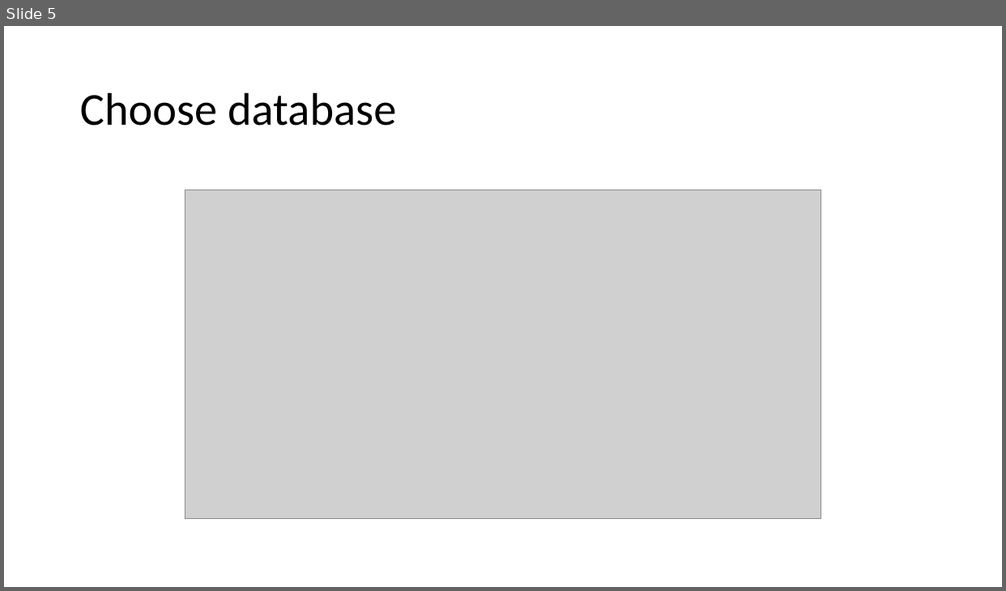
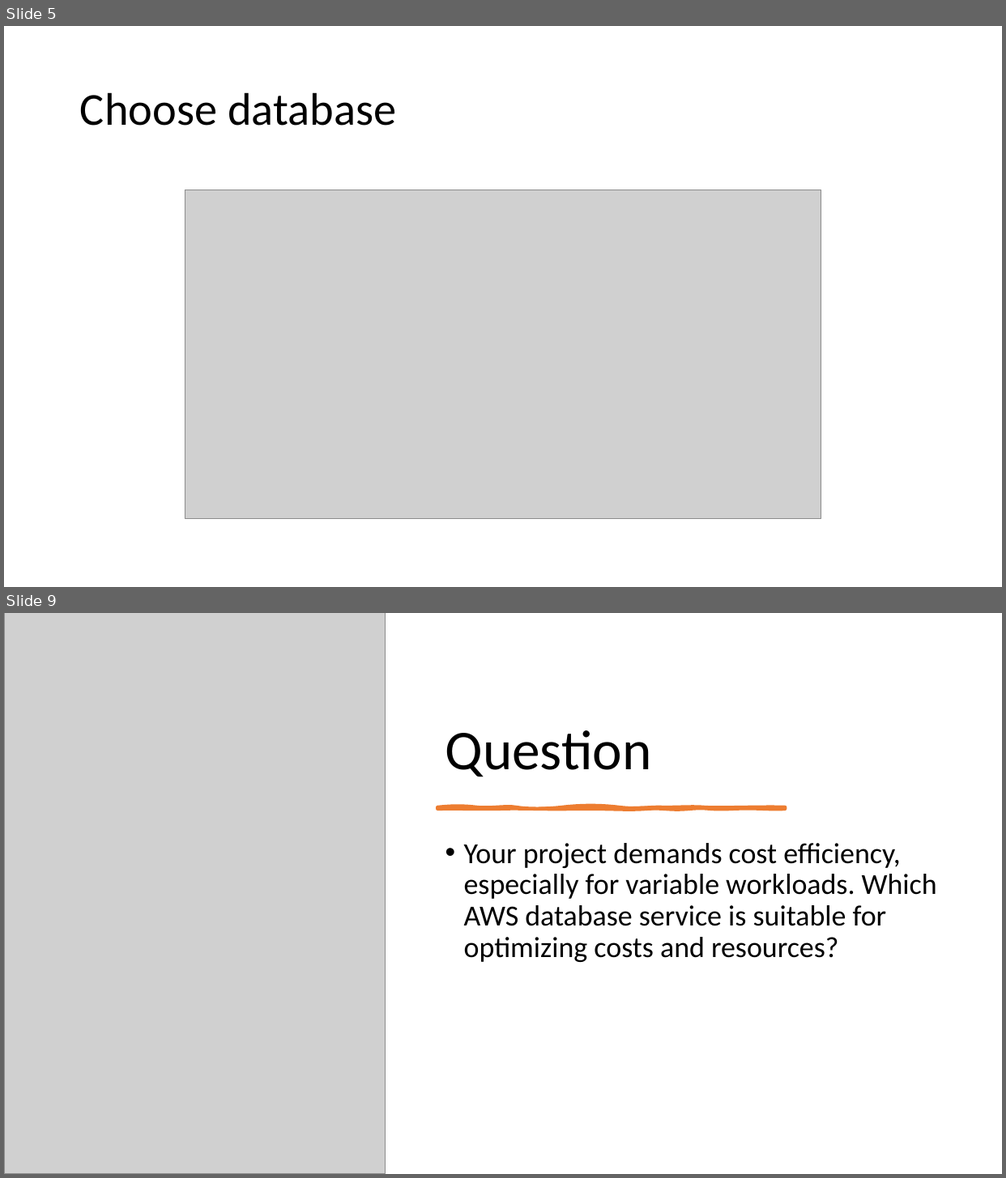
Before and after one commit to IlyaChakun/aws-iba-courses, a slide deck: lecture-materials/Databases/comparison/comparison.pptx. Shown one above the other, each under a label of ours: slide 5 before the commit, slides 5 and 9 after it; the slides between them are not shown. The pictures are 1006x591 and 1006x1178 pixels, drawn with LibreOffice and Linux fonts; fonts in the diff are those of the drawing; grey boxes stand for pictures. Boxes give left, top, right and bottom in pixels: in the first picture for what was removed or moved away, otherwise in the second. Text is boxed around its words. In the diff, an @@ line names an element or a change of style, - is before the commit and + after.

```diff
--- a/lecture-materials/Databases/comparison/comparison.pptx
+++ b/lecture-materials/Databases/comparison/comparison.pptx
@@ slide 9 added at <box>4,613,1002,1174</box>, background #FFFFFF @@
@@ picture added at <box>4,613,385,1174</box> @@
@@ title added at <box>445,730,652,777</box>, 54 pt, text #000000 @@
+Question
@@ freeform shape added at <box>437,807,785,809</box>, fill #ED7D31, outline #ED7D31 3.5 pt @@
@@ text added at <box>464,843,937,962</box>, 28 pt, text #000000 @@
+• Your project demands cost efficiency, especially for variable workloads. Which AWS database service is suitable for optimizing costs and resources?
```
Also in this commit, not shown: 13 other slides added, 6 other files.
